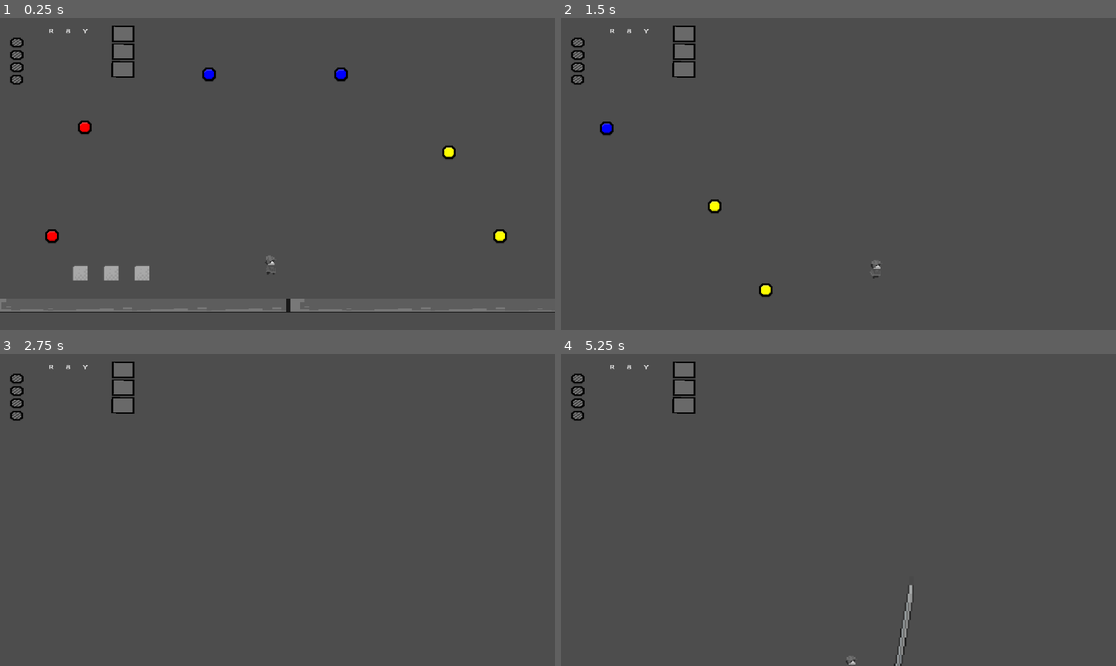
Above: before the commit, frames 1-4 (two rows, left to right).
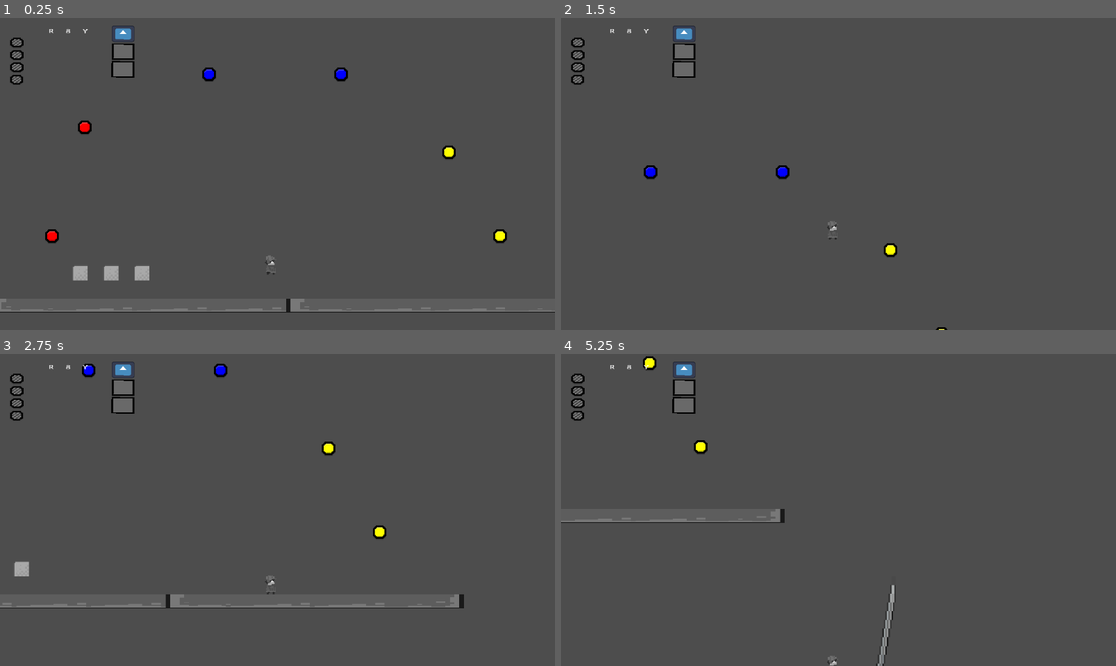
Above: after the commit, the same moments.

Repository: HimeWoo/untitled-paint-game
Game: Godot game, scene res://scenes/item_test.tscn
Same seed, same stepped clock (60 frames per second), same inputs: the game is played once before the commit and once after it. The engine's default icon, where the game draws it, is replaced by a stand-in: a white triangle on a blue panel in a dark square.
Inputs (mouse positions are in pixels of both pictures, inside the frame that each line leads up to):
- Up to frame 1 (0.25 s): no input
- Up to frame 2 (1.5 s): tap Enter (ui_accept) at 0.5, 0.8, 1.35 s; move the mouse to (960, 158) at 0.52 s; hold Right (ui_right) from 0.53 s (still down); tap Shift (dash) at 0.6 s; click (960, 158) at 0.67 s; tap Space (jump) at 0.77, 1.07 s; move the mouse to (727, 189) at 1.27 s
- Up to frame 3 (2.75 s): tap Space (jump) at 1.52, 1.82 s; tap E (inv_next, bound only after the commit) at 1.55 s; move the mouse to (333, 441) at 2.02 s; release Right (ui_right) at 2.03 s; hold Left (ui_left) from 2.03 s (still down); hold E (inv_next, bound only after the commit) from 2.03 s (still down); tap Q (inv_prev, bound only after the commit) at 2.3 s
- Up to frame 4 (5.25 s): move the mouse to (810, 572) at 2.77 s; release Left (ui_left) at 2.78 s; release E (inv_next, bound only after the commit) at 2.78 s; hold Right (ui_right) 2.78-4.28 s; tap Q (inv_prev, bound only after the commit) at 2.85 s; click (810, 572) at 2.92 s; tap Space (jump) at 3.02, 3.05, 3.32, 3.6, 3.77, 4.07, 4.52, 4.82 s; move the mouse to (1005, 556) at 3.52 s; tap Shift (dash) at 3.8, 4.35 s; move the mouse to (672, 463) at 4.27 s; hold Left (ui_left) 4.28-5.03 s; tap Enter (ui_accept) at 4.55 s; move the mouse to (866, 510) at 5.02 s; hold Right (ui_right) from 5.03 s (still down); hold E (inv_next, bound only after the commit) from 5.03 s (still down); tap J (melee_attack) at 5.1 s; click (866, 510) at 5.17 s

The runs differ from the first frame. In frame 1, 0.2% of the frame differs, in the area x 20-25%, y 2-8%; in frame 2, 0.9%; in frame 3, 1.8%, in the area x 0-84%, y 2-82%; in frame 4, 1.5%.

Commit message:
added paint queue

Diff:
--- a/untitled-paint-game/project.godot
+++ b/untitled-paint-game/project.godot
@@ -36,6 +36,46 @@
 "events": [Object(InputEventKey,"resource_local_to_scene":false,"resource_name":"","device":-1,"window_id":0,"alt_press …(192 unchanged characters)…
 ]
 }
+inv_next={
+"deadzone": 0.2,
+"events": [Object(InputEventKey,"resource_local_to_scene":false,"resource_name":"","device":-1,"window_id":0,"alt_pressed":false,"shift_pressed":false,"ctrl_pressed":false,"meta_pressed":false,"pressed":false,"keycode":0,"physical_keycode":69,"key_label":0,"unicode":101,"location":0,"echo":false,"script":null)
+]
+}
+inv_prev={
+"deadzone": 0.2,
+"events": [Object(InputEventKey,"resource_local_to_scene":false,"resource_name":"","device":-1,"window_id":0,"alt_pressed":false,"shift_pressed":false,"ctrl_pressed":false,"meta_pressed":false,"pressed":false,"keycode":0,"physical_keycode":81,"key_label":0,"unicode":113,"location":0,"echo":false,"script":null)
+]
+}
+move_left={
+"deadzone": 0.2,
+"events": [Object(InputEventKey,"resource_local_to_scene":false,"resource_name":"","device":-1,"window_id":0,"alt_pressed":false,"shift_pressed":false,"ctrl_pressed":false,"meta_pressed":false,"pressed":false,"keycode":0,"physical_keycode":65,"key_label":0,"unicode":97,"location":0,"echo":false,"script":null)
+]
+}
+move_right={
+"deadzone": 0.2,
+"events": [Object(InputEventKey,"resource_local_to_scene":false,"resource_name":"","device":-1,"window_id":0,"alt_pressed":false,"shift_pressed":false,"ctrl_pressed":false,"meta_pressed":false,"pressed":false,"keycode":0,"physical_keycode":68,"key_label":0,"unicode":100,"location":0,"echo":false,"script":null)
+]
+}
+select_red={
+"deadzone": 0.2,
+"events": [Object(InputEventKey,"resource_local_to_scene":false,"resource_name":"","device":-1,"window_id":0,"alt_pressed":false,"shift_pressed":false,"ctrl_pressed":false,"meta_pressed":false,"pressed":false,"keycode":0,"physical_keycode":49,"key_label":0,"unicode":49,"location":0,"echo":false,"script":null)
+]
+}
+select_blue={
+"deadzone": 0.2,
+"events": [Object(InputEventKey,"resource_local_to_scene":false,"resource_name":"","device":-1,"window_id":0,"alt_pressed":false,"shift_pressed":false,"ctrl_pressed":false,"meta_pressed":false,"pressed":false,"keycode":0,"physical_keycode":50,"key_label":0,"unicode":50,"location":0,"echo":false,"script":null)
+]
+}
+select_yellow={
+"deadzone": 0.2,
+"events": [Object(InputEventKey,"resource_local_to_scene":false,"resource_name":"","device":-1,"window_id":0,"alt_pressed":false,"shift_pressed":false,"ctrl_pressed":false,"meta_pressed":false,"pressed":false,"keycode":0,"physical_keycode":51,"key_label":0,"unicode":51,"location":0,"echo":false,"script":null)
+]
+}
+paint_confirm={
+"deadzone": 0.2,
+"events": [Object(InputEventKey,"resource_local_to_scene":false,"resource_name":"","device":-1,"window_id":0,"alt_pressed":false,"shift_pressed":false,"ctrl_pressed":false,"meta_pressed":false,"pressed":false,"keycode":0,"physical_keycode":4194309,"key_label":0,"unicode":0,"location":0,"echo":false,"script":null)
+]
+}
 
 [rendering]
 
--- a/untitled-paint-game/scenes/ui/interface.tscn
+++ b/untitled-paint-game/scenes/ui/interface.tscn
@@ -8,6 +8,7 @@
 [ext_resource type="PackedScene" uid="uid://sdad863vae5e" path="res://scenes/ui/yellow_counter.tscn" id="4_8pw40"]
 [ext_resource type="Script" uid="uid://b06qasux5vfhk" path="res://scripts/ui/selector.gd" id="7_7q06a"]
 [ext_resource type="Texture2D" uid="uid://w7o0ua6qg4vk" path="res://assets/item_slot.png" id="7_erumi"]
+[ext_resource type="Texture2D" uid="uid://bs5elx113sajt" path="res://assets/icon.svg" id="8_gt0ke"]
 
 [node name="Interface" type="MarginContainer"]
 anchors_preset = 15
@@ -62,6 +63,8 @@
 custom_minimum_size = Vector2(48, 48)
 layout_mode = 2
 script = ExtResource("7_7q06a")
+selected_texture = ExtResource("8_gt0ke")
+deselected_texture = ExtResource("7_erumi")
 
 [node name="Slot1" type="TextureRect" parent="TopLeft/Selector"]
 layout_mode = 2
--- a/untitled-paint-game/scripts/inventory.gd
+++ b/untitled-paint-game/scripts/inventory.gd
@@ -5,35 +5,9 @@
 
 var _contents: Array[PaintColor.Colors]
 var _capacity: int = STARTING_CAPACITY
-var _selected_index: int = 0 # Default to 0 so we start selected
-var _selected_color: int = 0
 
 
-# CHANGED: Return type is now Variant to allow returning 'null' safely
-func current_color() -> Variant:
-	if _selected_index >= 0 and _selected_index < _contents.size():
-		return _contents[_selected_index]
-	return null
-
-
-func select_index(idx: int) -> bool:
-	# Only allow selection if the index actually exists in contents
-	if idx >= 0 and idx < _contents.size():
-		_selected_index = idx
-		print("Selected Slot: ", _selected_index) # Debug print
-		return true
-	return false
-
-
-func select_next(dir: int) -> void:
-	if _contents.is_empty():
-		_selected_index = -1
-		return
-	_selected_index = wrapi(_selected_index + dir, 0, _contents.size())
-
-
-# ... (Keep add_color, remove_color, has_color, is_full, clear as they were) ...
-# (Just make sure add_color works as written in your snippet)
+## Returns true if the color is successfully added to inventory, false otherwise
 func add_color(color: PaintColor.Colors) -> bool:
 	if _contents.size() < _capacity:
 		_contents.append(color)
--- /dev/null
+++ b/untitled-paint-game/scripts/paint_queue.gd
@@ -0,0 +1,35 @@
+class_name PaintQueue
+extends RefCounted
+
+var _contents: Array[PaintColor.Colors]
+var _selected_index: int = 0 # Default to 0 so we start selected
+
+
+# CHANGED: Return type is now Variant to allow returning 'null' safely
+func current_color() -> Variant:
+	if _selected_index >= 0 and _selected_index < _contents.size():
+		return _contents[_selected_index]
+	return null
+
+
+func select_index(idx: int) -> bool:
+	# Only allow selection if the index actually exists in contents
+	if idx == _selected_index:
+		return true
+	elif idx >= 0 and idx < _contents.size():
+		_selected_index = idx
+		UISignals.selection_changed.emit(_selected_index)
+		print("Selected Slot: ", _selected_index) # Debug print
+		return true
+	return false
+
+
+func select_next(dir: int) -> void:
+	if _contents.is_empty():
+		_selected_index = -1
+		return
+	var new_index: int = wrapi(_selected_index + dir, 0, _contents.size())
+	if new_index == _selected_index:
+		return
+	UISignals.selection_changed.emit(new_index)
+	_selected_index = new_index
--- a/untitled-paint-game/scripts/player.gd
+++ b/untitled-paint-game/scripts/player.gd
@@ -18,6 +18,7 @@
 var is_attacking = false
 var can_attack = true
 var inventory: Inventory = Inventory.new()
+var queue: PaintQueue = PaintQueue.new()
 var last_paint_color = null
 
 var facing_dir := 1
@@ -36,29 +37,29 @@
 	#inventory.add_color(PaintColor.Colors.BLUE)  # Key 2
 	#inventory.add_color(PaintColor.Colors.GREEN) # Key 3
 
-	inventory.select_index(0)
+	queue.select_index(0)
 
 func _unhandled_input(event: InputEvent) -> void:
 	if event.is_action_pressed("inv_next"):
-		inventory.select_next(1)
+		queue.select_next(1)
 	elif event.is_action_pressed("inv_prev"):
-		inventory.select_next(-1)
+		queue.select_next(-1)
 	elif event is InputEventKey and event.pressed:
 		var key_event := event as InputEventKey
 		var num := key_event.keycode - KEY_1
 
 
 		if num >= 0:
-			inventory.select_index(num)
+			queue.select_index(num)
 
 func _physics_process(delta: float) -> void:
-	var facing_left := Input.is_action_pressed("ui_left") or Input.is_key_pressed(KEY_A)
-	var facing_right := Input.is_action_pressed("ui_right") or Input.is_key_pressed(KEY_D)
+	var facing_left := Input.is_action_pressed("move_left")
+	var facing_right := Input.is_action_pressed("move_right")
 	var dir := int(facing_right) - int(facing_left)
 	if dir != 0:
 		facing_dir = dir
 
-	var selected_item = inventory.current_color()
+	var selected_item = queue.current_color()
 
 	# Check if we actually have a color selected (not null)
 	if selected_item != null:
@@ -75,7 +76,7 @@
 	elif is_on_floor():
 		jumps_left = 1
 
-	if Input.is_action_just_pressed("ui_accept") or Input.is_action_just_pressed("jump"):
+	if Input.is_action_just_pressed("jump"):
 		if is_on_floor():
 			velocity.y = JUMP_VELOCITY
 		elif jumps_left > 0:
@@ -83,8 +84,8 @@
 			jumps_left -= 1
 
 	if Input.is_action_just_pressed("dash") and dash_cooldown_timer <= 0.0 and not is_dashing:
-		var left := Input.is_action_pressed("ui_left") or Input.is_key_pressed(KEY_A)
-		var right := Input.is_action_pressed("ui_right") or Input.is_key_pressed(KEY_D)
+		var left := Input.is_action_pressed("move_left")
+		var right := Input.is_action_pressed("move_right")
 		dash_direction = int(right) - int(left)
 		if dash_direction == 0:
 			dash_direction = sign(velocity.x) if velocity.x != 0 else 1
@@ -99,8 +100,8 @@
 		if dash_timer <= 0:
 			end_dash()
 	else:
-		var left := Input.is_action_pressed("ui_left") or Input.is_key_pressed(KEY_A)
-		var right := Input.is_action_pressed("ui_right") or Input.is_key_pressed(KEY_D)
+		var left := Input.is_action_pressed("move_left")
+		var right := Input.is_action_pressed("move_right")
 		var direction := int(right) - int(left)
 
 		if direction != 0:
@@ -155,3 +156,9 @@
 	if sprite.animation != target_anim:
 		print("Switching animation to: ", target_anim)
 		sprite.play(target_anim)
+
+
+## If player has the color, adds it to the queue
+func _queue_color(color: PaintColor.Colors):
+	if inventory.has_color(color):
+		queue._contents.append(color)
--- a/untitled-paint-game/scripts/ui/selector.gd
+++ b/untitled-paint-game/scripts/ui/selector.gd
@@ -1,2 +1,36 @@
 class_name Selector
 extends VBoxContainer
+
+@export var selected_texture: Texture2D
+@export var deselected_texture: Texture2D
+@export var selection: int = 0:
+	set(value):
+		selection = value
+		_update_ui()
+
+
+func _ready() -> void:
+	UISignals.selection_changed.connect(_update_ui)
+	_update_ui()
+
+
+func _update_ui() -> void:
+	for idx in range(get_child_count()):
+		_deselect(idx)
+	_select(selection)
+	pass
+
+
+func _select(idx: int) -> void:
+	if idx >= get_child_count() or idx < 0:
+		print("_select: Index out of bounds")
+		return
+	var slot: TextureRect = get_child(idx)
+	slot.texture = selected_texture
+
+
+func _deselect(idx: int) -> void:
+	if idx >= get_child_count() or idx < 0:
+		print("_deselect: Index out of bounds")
+	var slot: TextureRect = get_child(idx)
+	slot.texture = deselected_texture
--- a/untitled-paint-game/scripts/ui/ui_signals.gd
+++ b/untitled-paint-game/scripts/ui/ui_signals.gd
@@ -1,3 +1,4 @@
 extends Node
 
 signal inventory_changed(inv: Inventory)
+signal selection_changed(idx: int)
Not shown: 1 places in untitled-paint-game/scenes/ui/interface.tscn that only renumber resources
Not shown, added: untitled-paint-game/scripts/paint_queue.gd.uid
